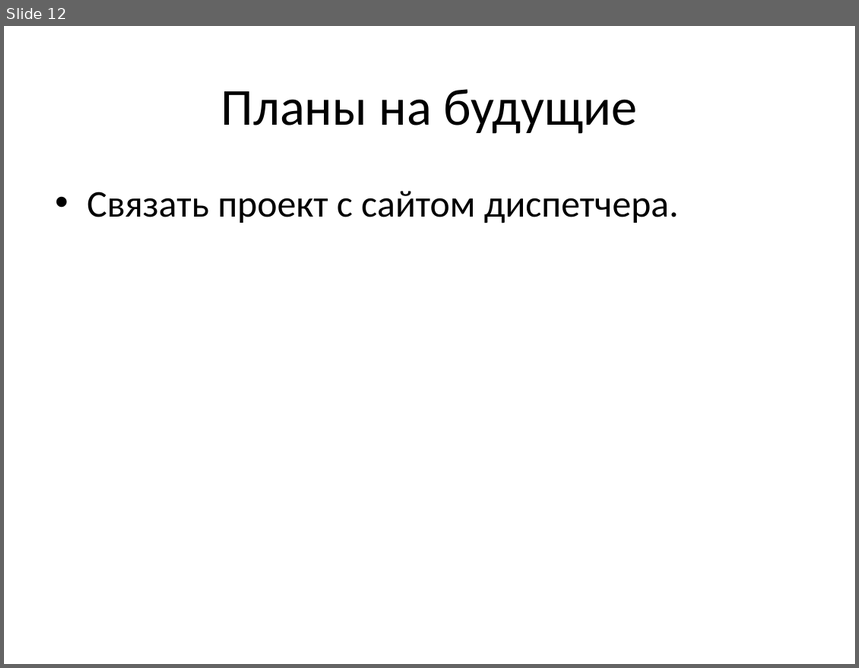
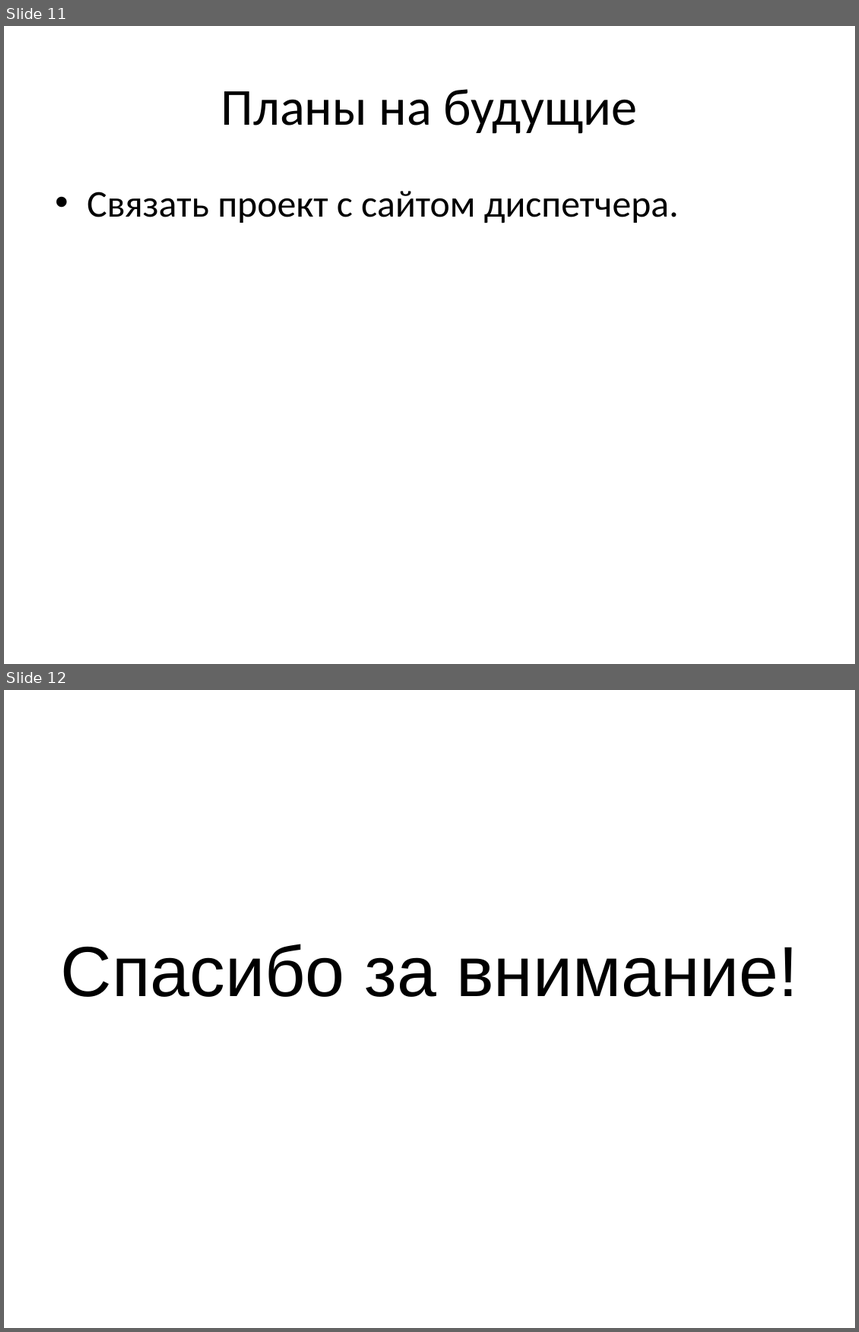
Before and after one commit to TimmmofeyD/TrafficLight, a slide deck: Presitation/TLPresintation.pptx. Shown one above the other, each under a label of ours: slide 12 before the commit, slides 11 and 12 after it. The pictures are 859x668 and 859x1332 pixels, drawn with LibreOffice and Linux fonts; fonts in the diff are those of the drawing. Boxes give left, top, right and bottom in pixels: in the first picture for what was removed or moved away, otherwise in the second. Text is boxed around its words. In the diff, an @@ line names an element or a change of style, - is before the commit and + after.

```diff
--- a/Presitation/TLPresintation.pptx
+++ b/Presitation/TLPresintation.pptx
@@ slide 12 added at (4, 690, 855, 1328), background #FFFFFF @@
@@ title added at (61, 944, 799, 997), 60 pt, text #000000 @@
+Спасибо за внимание!
@@ what was slide 12 is now slide 11 @@
```
Also in this commit, not shown: 8 slides changed, 1 slide removed.
